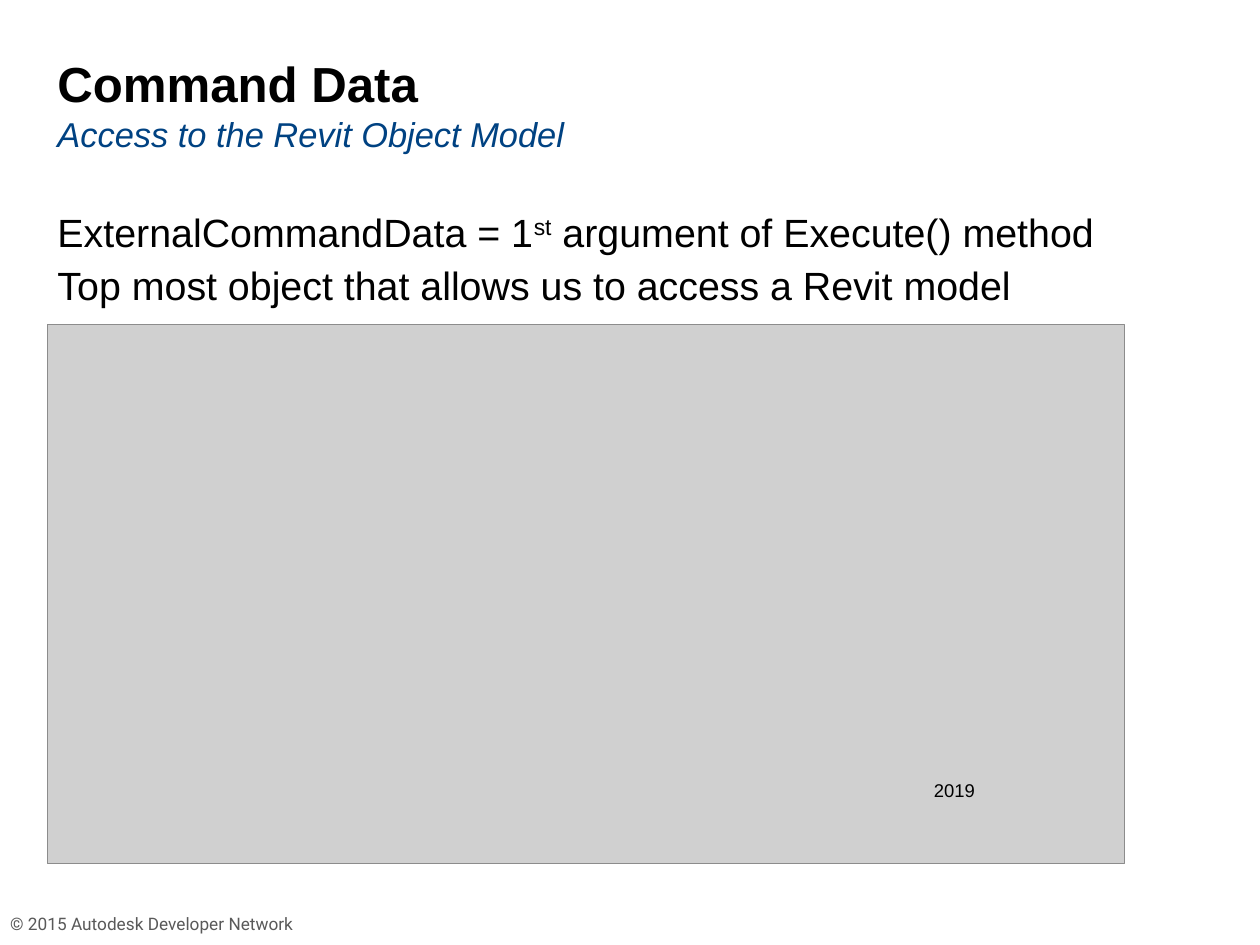
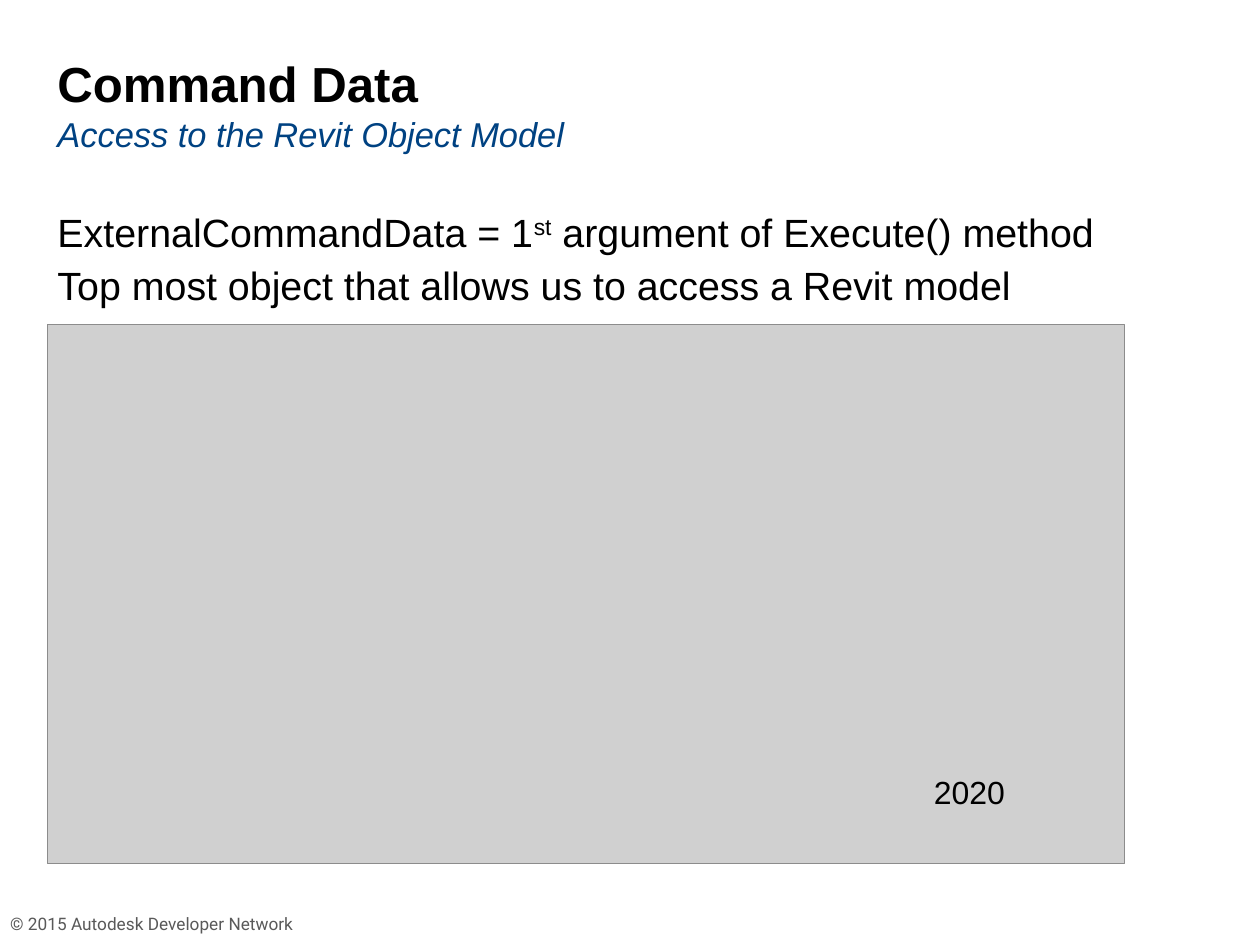
Before and after one commit to ADN-DevTech/RevitTrainingMaterial, a slide deck: slide 27 of Presentation/1_Revit_API_Intro.pptx. Drawn at 1260x945 pixels with LibreOffice and Linux fonts; fonts in the diff are those of the drawing; grey boxes stand for pictures; background and template pictures are left out. Boxes give left, top, right and bottom in pixels: in the first picture for what was removed or moved away, otherwise in the second. Text is boxed around its words. In the diff, an @@ line names an element or a change of style, - is before the commit and + after.

```diff
--- a/Presentation/1_Revit_API_Intro.pptx
+++ b/Presentation/1_Revit_API_Intro.pptx
@@ text removed at (934, 784, 975, 797) @@
-2019
@@ text added at (934, 781, 1005, 805), 26 pt, text #000000 @@
+2020
```
Also in this commit, not shown: 3 other slides changed, 22 other files.
